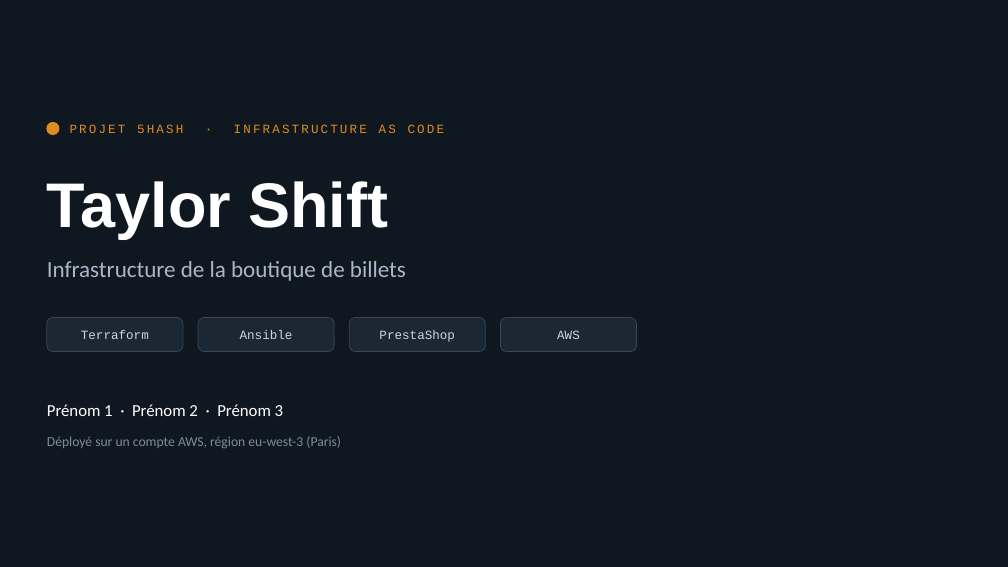
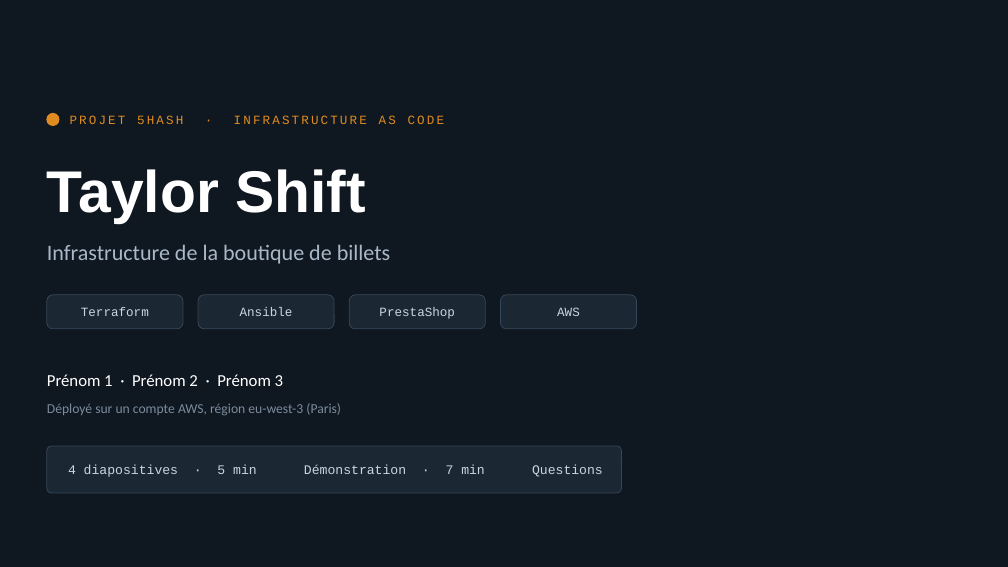
Before and after one commit to rayenebnt/5HASH, a slide deck: slide 1 of docs/soutenance-5hash.pptx. Drawn at 1008x567 pixels with LibreOffice and Linux fonts; fonts in the diff are those of the drawing. Boxes give left, top, right and bottom in pixels: in the first picture for what was removed or moved away, otherwise in the second. Text is boxed around its words. In the diff, an @@ line names an element or a change of style, - is before the commit and + after.

```diff
--- a/docs/soutenance-5hash.pptx
+++ b/docs/soutenance-5hash.pptx
@@ 2 texts, 1 ellipse: place and size @@
-2 texts, 1 ellipse at (47, 123, 445, 238)
+2 texts, 1 ellipse at (47, 113, 445, 223)
@@ text "Taylor Shift" at (47, 169, 366, 223): size 60 to 56 pt @@
@@ text "Infrastructure de la boutique de ...": place and size @@
-text "Infrastructure de la boutique de ..." at (47, 261, 406, 281)
+text "Infrastructure de la boutique de ..." at (47, 244, 391, 264)
@@ text "Infrastructure de la boutique de ..." at (47, 244, 391, 264): size 22 to 21 pt @@
@@ 4 texts, 4 rounded rectangles: place and size @@
-4 texts, 4 rounded rectangles at (47, 318, 637, 352)
+4 texts, 4 rounded rectangles at (47, 295, 637, 329)
@@ text "Prénom 1 · Prénom 2 ...": place and size @@
-text "Prénom 1 · Prénom 2 ..." at (47, 404, 283, 416)
+text "Prénom 1 · Prénom 2 ..." at (47, 374, 283, 386)
@@ text "Déployé sur un compte AWS, ...": place and size @@
-text "Déployé sur un compte AWS, ..." at (47, 436, 341, 448)
+text "Déployé sur un compte AWS, ..." at (47, 403, 341, 415)
@@ rounded rectangle added at (47, 446, 622, 493), fill #1B2732, outline #35475A 0.75 pt @@
@@ text added at (68, 465, 603, 477), 12.5 pt, text #C9D6E2 @@
+4 diapositives · 5 min Démonstration · 7 min Questions
```
Also in this commit, not shown: 4 slides added, 10 slides removed, 2 other files.
